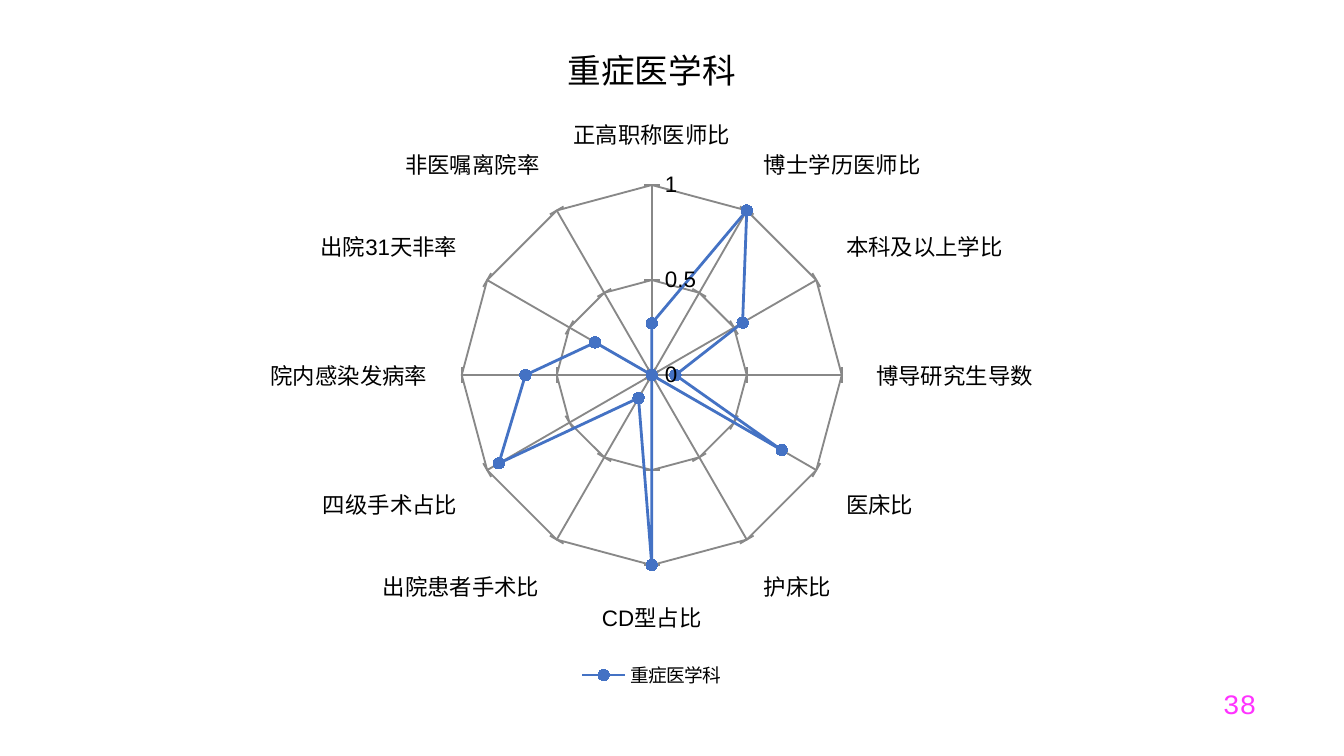
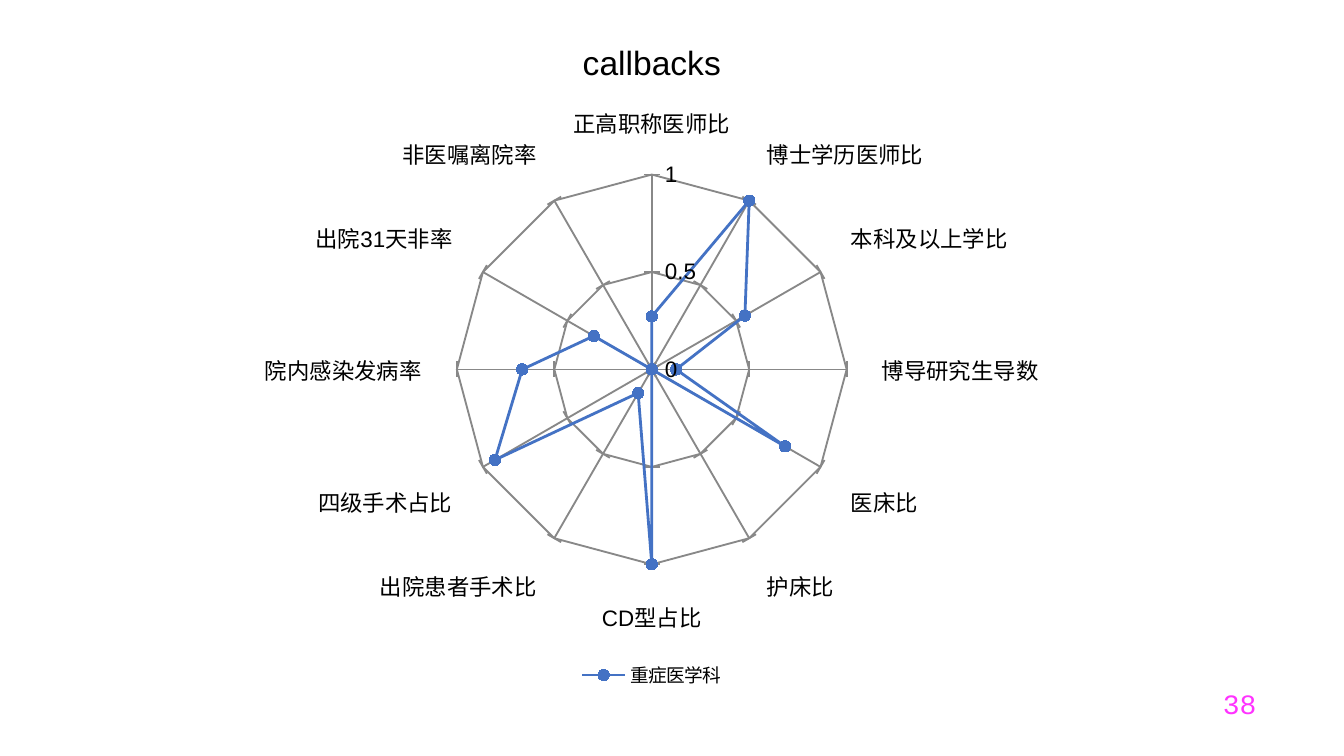
Before and after one commit to Tostig0916/hqcoffee, a slide deck: slide 38 of outputs/PPT/jsszyy.pptxgen.pptx. Drawn at 1344x756 pixels with LibreOffice and Linux fonts; fonts in the diff are those of the drawing. Boxes give left, top, right and bottom in pixels: in the first picture for what was removed or moved away, otherwise in the second. Text is boxed around its words. In the diff, an @@ line names an element or a change of style, - is before the commit and + after.

```diff
--- a/outputs/PPT/jsszyy.pptxgen.pptx
+++ b/outputs/PPT/jsszyy.pptxgen.pptx
@@ radar chart at <box>13,13,1290,694</box> @@
@@ title "重症医学科" to "callbacks" @@
```
Also in this commit, not shown: 36 other slides changed, 3 other files.
